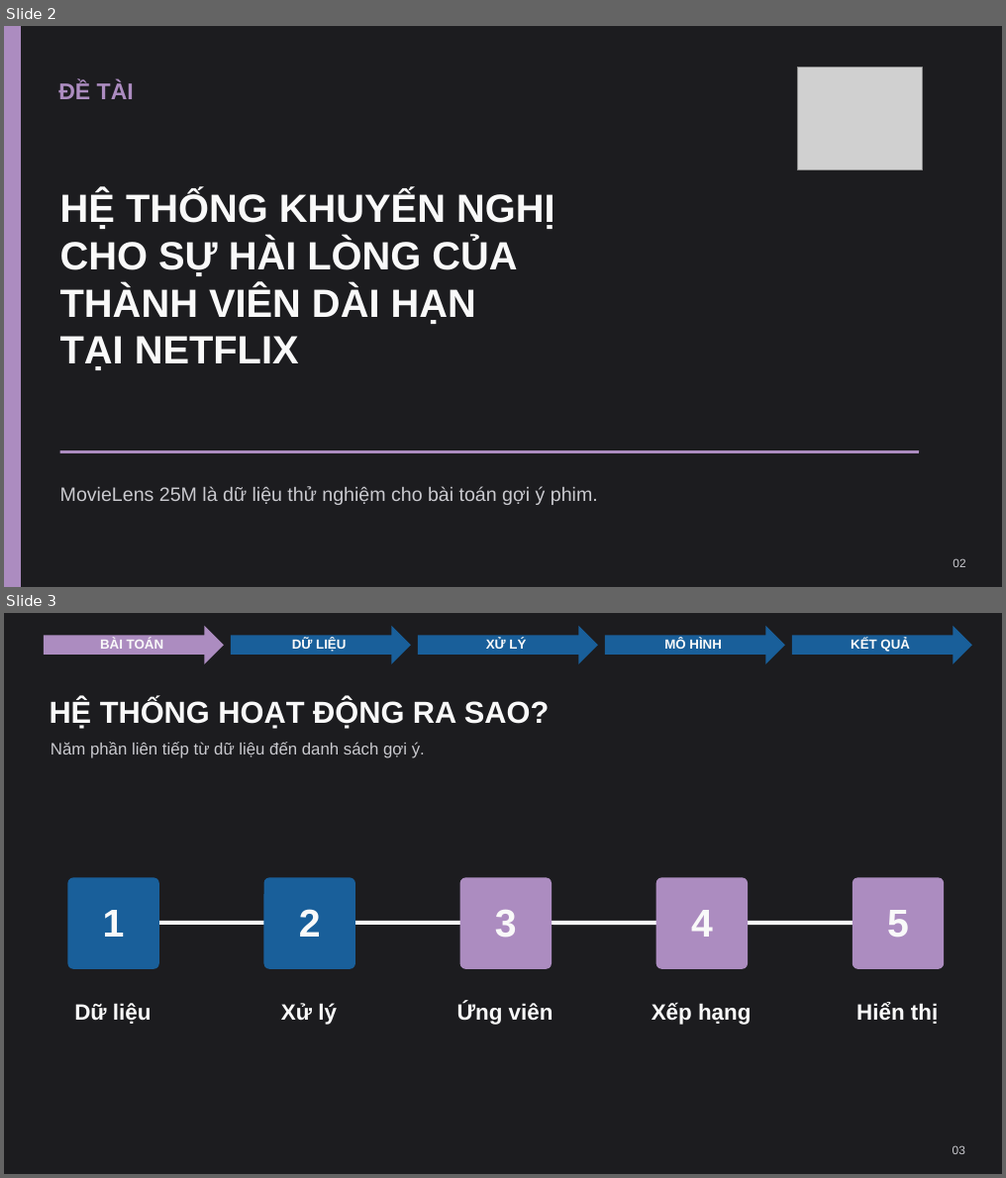
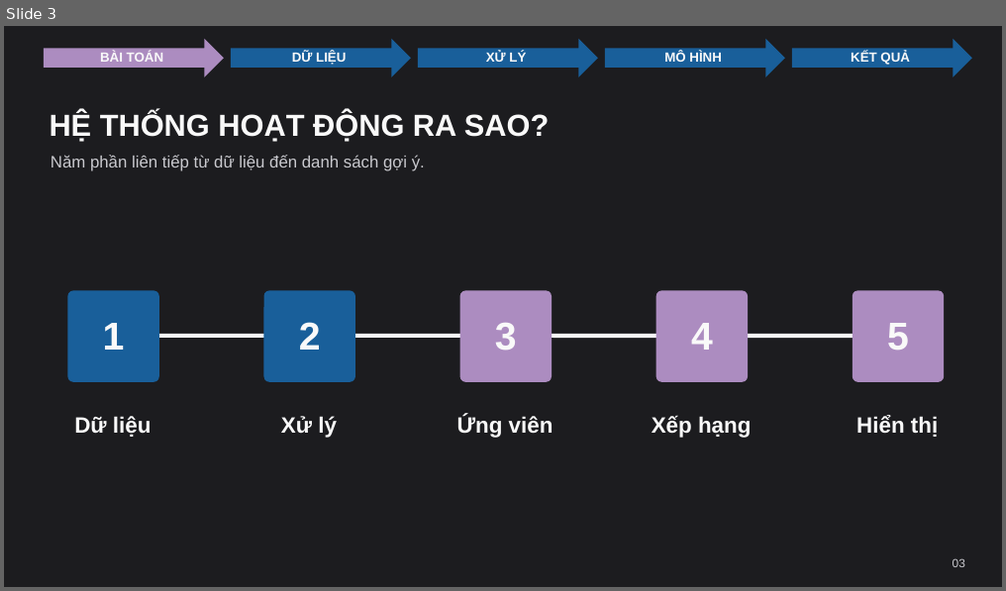
Before and after one commit to thanhdat17102000/netflix-long-term-member-satisfaction-recommender, a slide deck: netflix_long_term_satisfaction/presentations/Nhom9_Netflix_ThuyetTrinh.pptx. Shown one above the other, each under a label of ours: slides 2 and 3 before the commit, slide 3 after it. The pictures are 1006x1178 and 1006x591 pixels, drawn with LibreOffice and Linux fonts; fonts in the diff are those of the drawing; grey boxes stand for pictures. Boxes give left, top, right and bottom in pixels: in the first picture for what was removed or moved away, otherwise in the second. Text is boxed around its words. In the diff, an @@ line names an element or a change of style, - is before the commit and + after.

```diff
--- a/netflix_long_term_satisfaction/presentations/Nhom9_Netflix_ThuyetTrinh.pptx
+++ b/netflix_long_term_satisfaction/presentations/Nhom9_Netflix_ThuyetTrinh.pptx
@@ slide 2 removed at [4,26,1002,587], background #1C1C1F @@
@@ rectangle removed at [4,26,21,587] @@
@@ text removed at [58,80,134,99] @@
-ĐỀ TÀI
@@ picture removed at [798,68,923,171] @@
@@ text removed at [60,190,555,371] @@
-HỆ THỐNG KHUYẾN NGHỊ
-CHO SỰ HÀI LÒNG CỦA
-THÀNH VIÊN DÀI HẠN
-TẠI NETFLIX
@@ line removed from (59, 453) to (919, 453) @@
@@ text removed at [60,486,598,505] @@
-MovieLens 25M là dữ liệu thử nghiệm cho bài toán gợi ý phim.
@@ text removed at [952,559,965,568] @@
-02
```
Also in this commit, not shown: 2 slides changed, 1 slide added, 2 other files.
